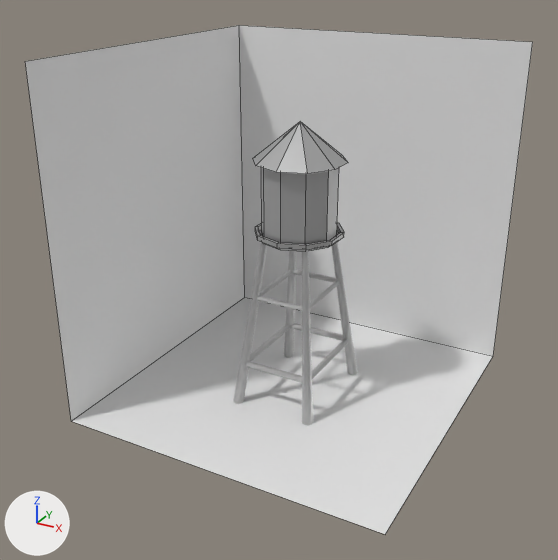
An edit to the Blender file Assets/Props/asset_deposito2.blend, drawn before and after from the same camera.
One viewpoint serves both versions: a 50 mm lens placed at (14.3, -27.7, 19.1), pointed at (-0.4, -1.1, 5.8). The axes (+X, +Y, +Z) are drawn at lower left. The lights are the same throughout. Mesh edges are drawn as thin lines on the coarser meshes.

In view in the first picture: 'deposito', 'fondo', 'patas', 'soporte_patas1', 'soporte_patas2', 'top_deposito'.
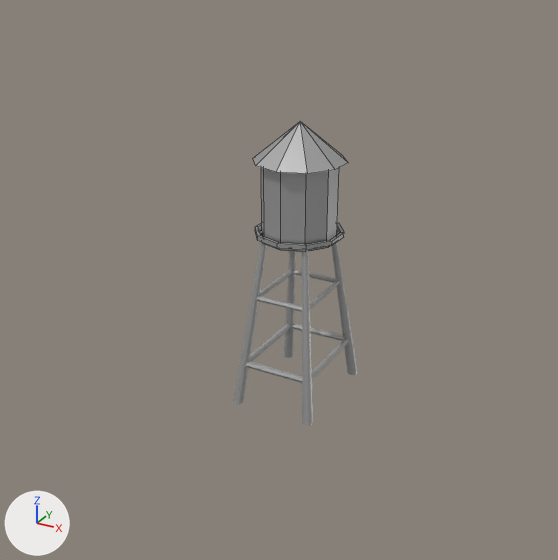
Pixel boxes (x1, y1, x2, y2) of what changed, in the pictures (558 x 560 px):
'fondo', deleted: before (25, 25, 533, 534)

What changed in the scene script:
```text
Remove ob_fondo:
    ob_fondo = bpy.data.objects.new('fondo', me_plane)
    ob_fondo.location = (0.0, 0.0, 0.0)
    ob_fondo.scale = (7.26, 7.26, 7.26)
```
